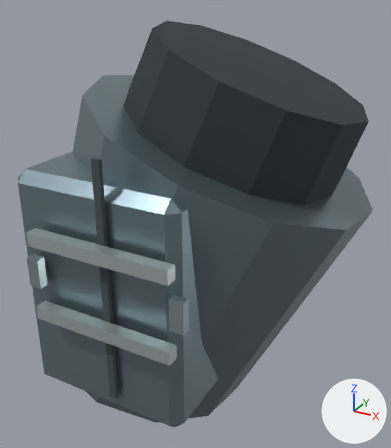
The glTF model Resource/Export/Modules/Outfit_HeavyCombat_Male_Heavy_Cuff_R.glb: old version first, new version second.
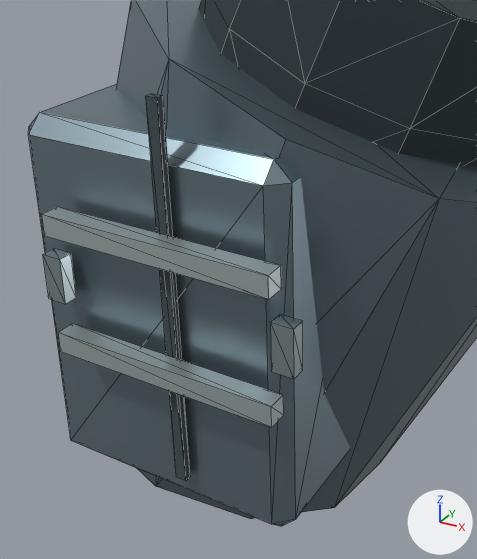
Each version is shown whole from a camera (50 mm lens) standing at (-0.203, -0.339, 1.219) and looking at (-0.385, -0.009, 1.054), then close up on the part from 0% to 76% of the width and 22% to 100% of the height. The lights are fixed; the arrows at lower right show +X, +Y and +Z. The last two pictures show the newer version. The close-ups show mesh edges as thin lines. Vertices at exactly the same position are counted once.

Before the edit, the objects in view are built like this:
```python
me_outfit_heavycombat_male_heavy_cuff_r_mesh_003 = bpy.data.meshes.new('Outfit_HeavyCombat_Male_Heavy_Cuff_R_Mesh.003')
me_outfit_heavycombat_male_heavy_cuff_r_mesh_003.from_pydata(...)  # 135 vertices, 211 faces; spans x -0.511..-0.262, y -0.127..0.105, z 0.907..1.198
# faces by material slot: [77, 74, 12, 24, 24]
me_outfit_heavycombat_male_heavy_cuff_r_mesh_003.materials.append(mat_rubber)  # dark blue #2d383d
me_outfit_heavycombat_male_heavy_cuff_r_mesh_003.materials.append(mat_steel)  # greyish blue #8699a2
me_outfit_heavycombat_male_heavy_cuff_r_mesh_003.materials.append(mat_fabric_seam)  # greyish blue #424d52
me_outfit_heavycombat_male_heavy_cuff_r_mesh_003.materials.append(mat_fastener_titanium)  # grey #a8b6ba
me_outfit_heavycombat_male_heavy_cuff_r_mesh_003.materials.append(mat_alloy_light)  # light grey #c7d3d3
ob_outfit_heavycombat_male_heavy_cuff_r = bpy.data.objects.new('Outfit_HeavyCombat_Male_Heavy_Cuff_R', me_outfit_heavycombat_male_heavy_cuff_r_mesh_003)
ob_outfit_heavycombat_male_heavy_cuff_r.location = (0.0, 0.0, 0.0)
```
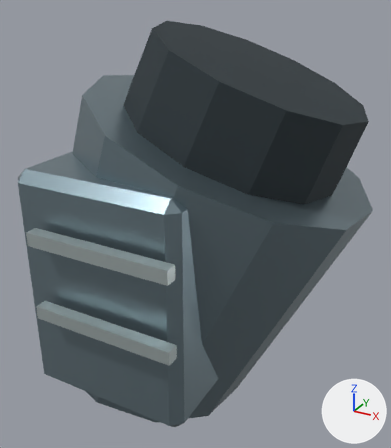
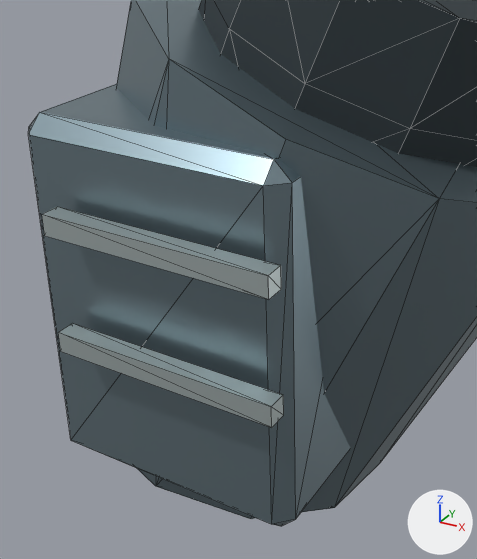
Pixel boxes [x1, y1, x2, y2] of what changed, in the close-ups (477 x 559 px):
part 1 of me_outfit_heavycombat_male_heavy_cuff_r_mesh_003, deleted: before [43, 248, 76, 304]
part 2 of me_outfit_heavycombat_male_heavy_cuff_r_mesh_003, deleted: before [271, 315, 303, 379]
part 3 of me_outfit_heavycombat_male_heavy_cuff_r_mesh_003, deleted: before [146, 93, 190, 481]

Diff of the bpy script that builds the scene:
```diff
--- a/Resource/Export/Modules/Outfit_HeavyCombat_Male_Heavy_Cuff_R.glb.py
+++ b/Resource/Export/Modules/Outfit_HeavyCombat_Male_Heavy_Cuff_R.glb.py
@@ me_outfit_heavycombat_male_heavy_cuff_r_mesh_003 @@
 # used by ob_outfit_heavycombat_male_heavy_cuff_r; location = (0.0, 0.0, 0.0)
-me_outfit_heavycombat_male_heavy_cuff_r_mesh_003.from_pydata(...)  # 135 vertices, 211 faces; spans x -0.511..-0.262, y -0.127..0.105, z 0.907..1.198
+me_outfit_heavycombat_male_heavy_cuff_r_mesh_003.from_pydata(...)  # 111 vertices, 175 faces; spans x -0.511..-0.262, y -0.127..0.105, z 0.907..1.198
+# me_outfit_heavycombat_male_heavy_cuff_r_mesh_003 part 1: the loose piece of 8 vertices spanning x -0.443..-0.434, y -0.123..-0.117, z 1.043..1.063 is deleted
+# me_outfit_heavycombat_male_heavy_cuff_r_mesh_003 part 2: the loose piece of 8 vertices spanning x -0.339..-0.33, y -0.123..-0.117, z 1.043..1.063 is deleted
+# me_outfit_heavycombat_male_heavy_cuff_r_mesh_003 part 3: the loose piece of 8 vertices spanning x -0.389..-0.384, y -0.119..-0.116, z 0.971..1.134 is deleted
 me_outfit_heavycombat_male_heavy_cuff_r_mesh_003.materials.append(mat_rubber)
 me_outfit_heavycombat_male_heavy_cuff_r_mesh_003.materials.append(mat_steel)
-me_outfit_heavycombat_male_heavy_cuff_r_mesh_003.materials.append(mat_fabric_seam)  # greyish blue #424d52
-me_outfit_heavycombat_male_heavy_cuff_r_mesh_003.materials.append(mat_fastener_titanium)  # grey #a8b6ba
 me_outfit_heavycombat_male_heavy_cuff_r_mesh_003.materials.append(mat_alloy_light)
```
